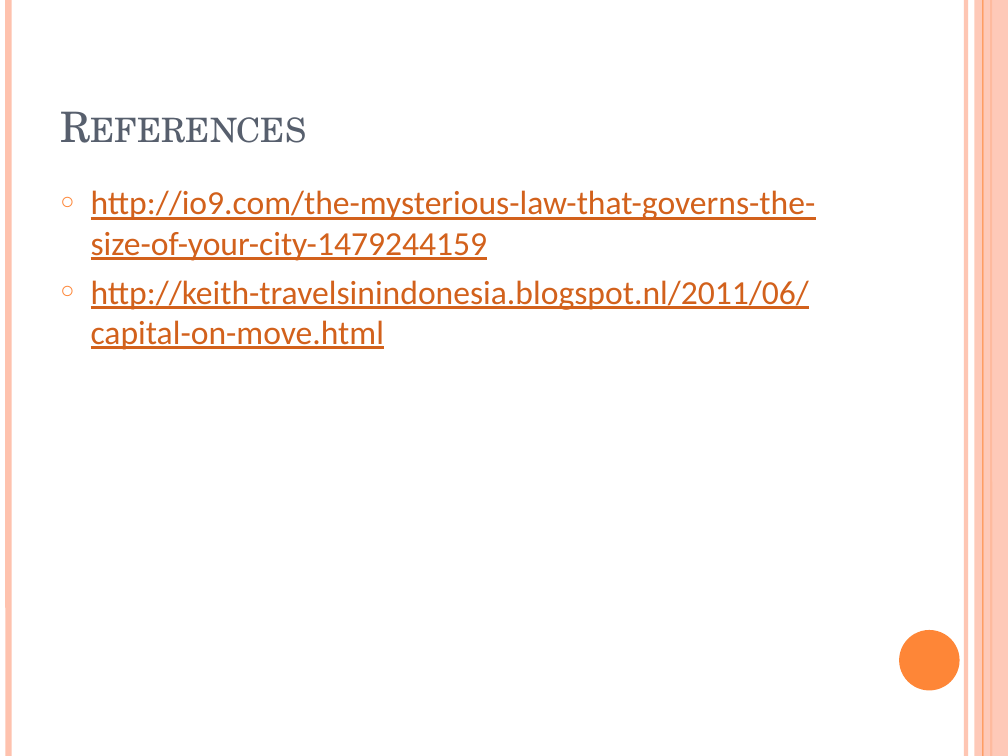
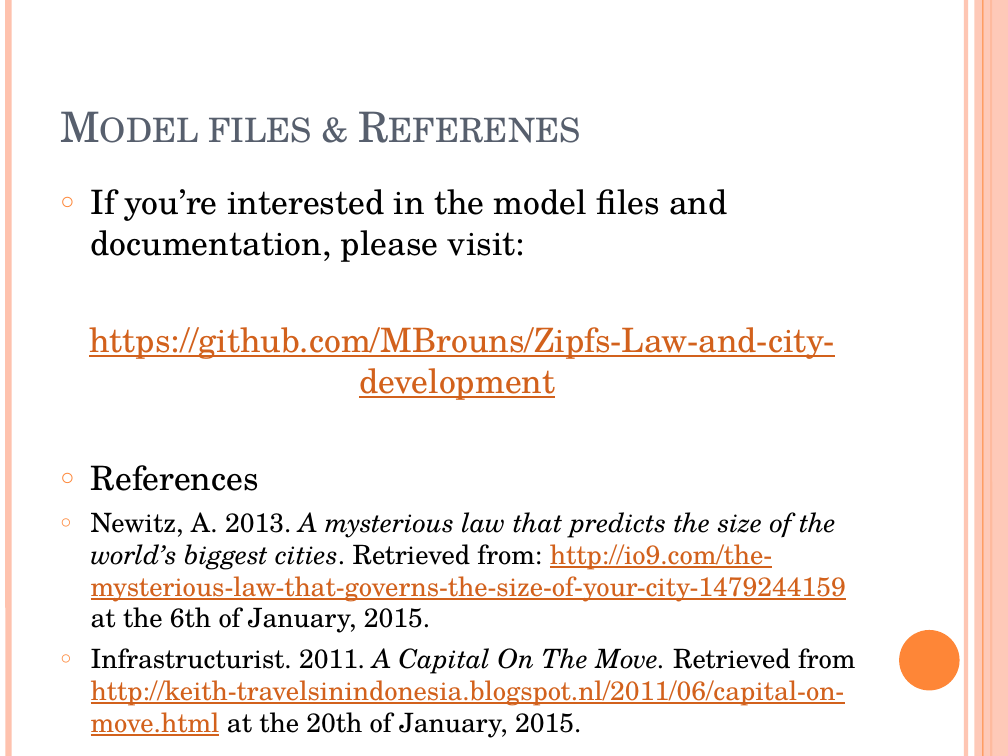
Before and after one commit to MBrouns/Zipfs-Law-and-city-development, a slide deck: slide 19 of docs/Presentation version 2.pptx (slide 18 before the commit). Drawn at 1008x756 pixels with LibreOffice and Linux fonts; fonts in the diff are those of the drawing. Boxes give left, top, right and bottom in pixels: in the first picture for what was removed or moved away, otherwise in the second. Text is boxed around its words. In the diff, an @@ line names an element or a change of style, - is before the commit and + after.

```diff
--- a/docs/Presentation version 2.pptx
+++ b/docs/Presentation version 2.pptx
@@ text at (x1=89, y1=189, x2=856, y2=738): text changed; size 24 to 19 pt; font Calibri to TeX Gyre Schola; text colour #D2611C to #000000 @@
-○ http://io9.com/the-mysterious-law-that-governs-the-size-of-your-city-1479244159
-○ http://keith-travelsinindonesia.blogspot.nl/2011/06/capital-on-move.html
+○ If you’re interested in the model files and documentation, please visit:
+https://github.com/MBrouns/Zipfs-Law-and-city-development
+○ References
+○ Newitz, A. 2013. A mysterious law that predicts the size of the world’s biggest cities. Retrieved from: http://io9.com/the-mysterious-law-that-governs-the-size-of-your-city-1479244159 at the 6th of January, 2015.
+○ Infrastructurist. 2011. A Capital On The Move. Retrieved from http://keith-travelsinindonesia.blogspot.nl/2011/06/capital-on-move.html at the 20th of January, 2015.
@@ title at (x1=494, y1=189, x2=659, y2=215): text changed @@
-References
+Model files & Referenes
```
Also in this commit, not shown: 13 other slides changed, 2 slides added, 1 slide removed, 1 other file.
